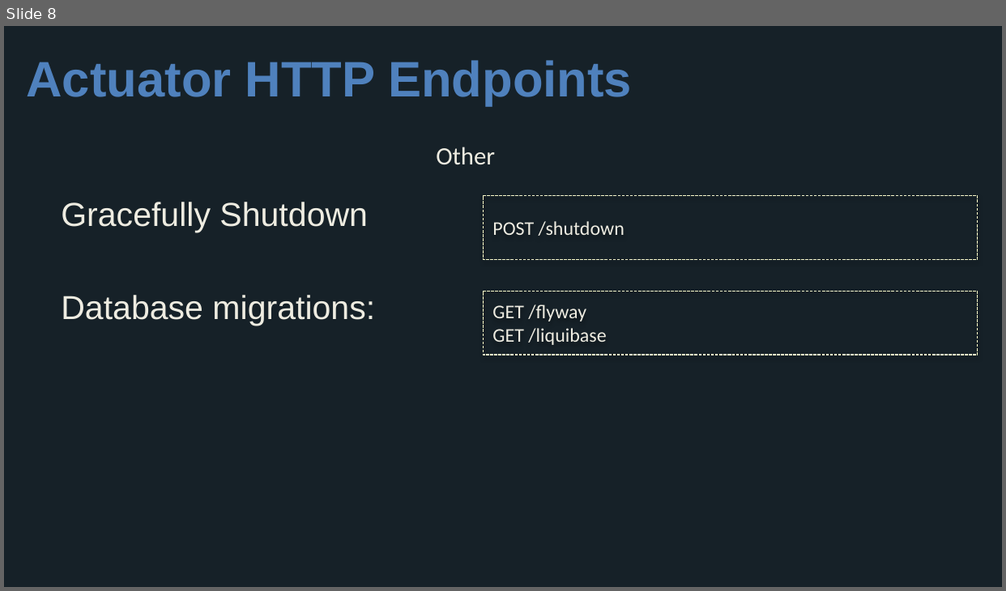
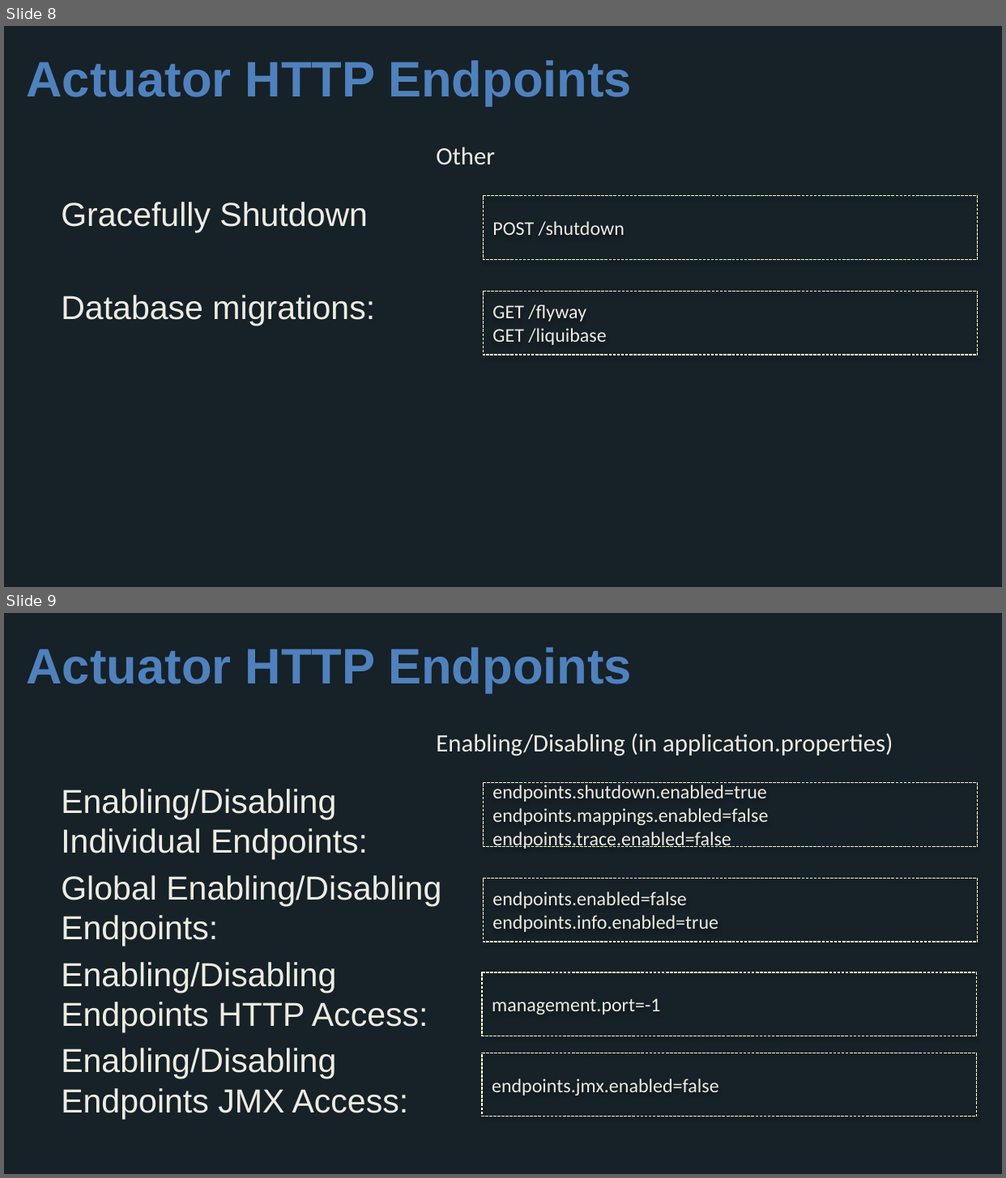
Before and after one commit to wxlund/CN-Workshop-Boeing, a slide deck: presentations/Session_4_Advanced_Boot.pptx. Shown one above the other, each under a label of ours: slide 8 before the commit, slides 8 and 9 after it. The pictures are 1006x591 and 1006x1178 pixels, drawn with LibreOffice and Linux fonts; fonts in the diff are those of the drawing; background and template pictures are left out. Boxes give left, top, right and bottom in pixels: in the first picture for what was removed or moved away, otherwise in the second. Text is boxed around its words. In the diff, an @@ line names an element or a change of style, - is before the commit and + after.

```diff
--- a/presentations/Session_4_Advanced_Boot.pptx
+++ b/presentations/Session_4_Advanced_Boot.pptx
@@ slide 9 added at bbox=[4, 613, 1002, 1174], background #162128 @@
@@ title added at bbox=[26, 647, 632, 693], 36 pt, text #4F81BD, bold @@
+Actuator HTTP Endpoints
@@ text added at bbox=[436, 733, 893, 756], 18 pt, text #EEECE1 @@
+Enabling/Disabling (in application.properties)
@@ rectangle added at bbox=[483, 782, 978, 846], outline #FFFFCC 0.75 pt dashed, 14 pt, text #EEECE1 @@
+endpoints.shutdown.enabled=true
+endpoints.mappings.enabled=false
+endpoints.trace.enabled=false
@@ text added at bbox=[61, 789, 441, 1119], 24 pt, text #EEECE1 @@
+Enabling/Disabling Individual Endpoints:
+Global Enabling/Disabling Endpoints:
+Enabling/Disabling Endpoints HTTP Access:
+Enabling/Disabling Endpoints JMX Access:
@@ rectangle added at bbox=[483, 879, 978, 943], outline #FFFFCC 0.75 pt dashed, 14 pt, text #EEECE1 @@
+endpoints.enabled=false
+endpoints.info.enabled=true
@@ rectangle added at bbox=[482, 973, 977, 1036], outline #FFFFCC 0.75 pt dashed, 14 pt, text #EEECE1 @@
+management.port=-1
@@ rectangle added at bbox=[482, 1053, 977, 1117], outline #FFFFCC 0.75 pt dashed, 14 pt, text #EEECE1 @@
+endpoints.jmx.enabled=false
```
Also in this commit, not shown: 19 other slides added.
